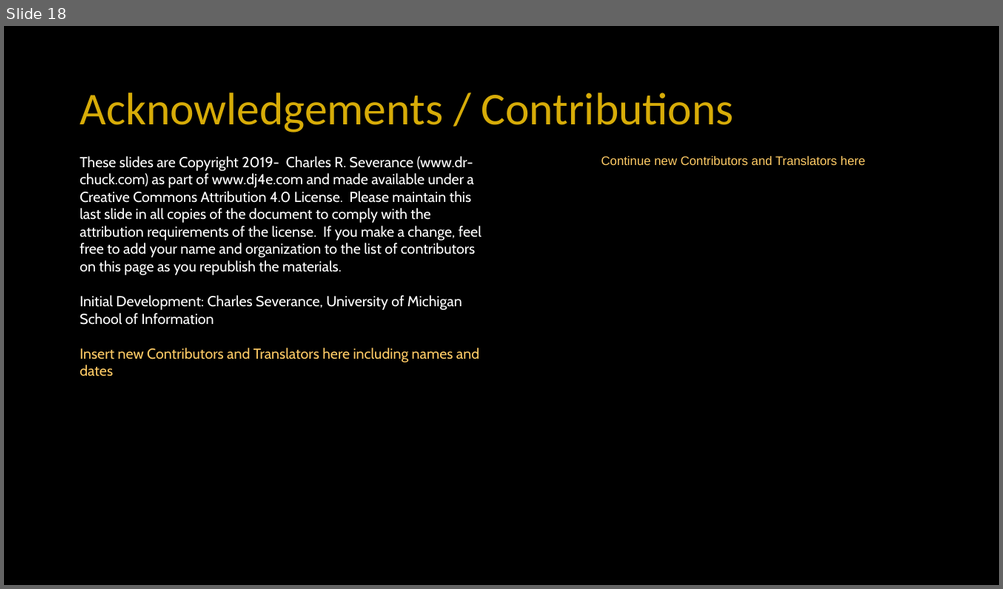
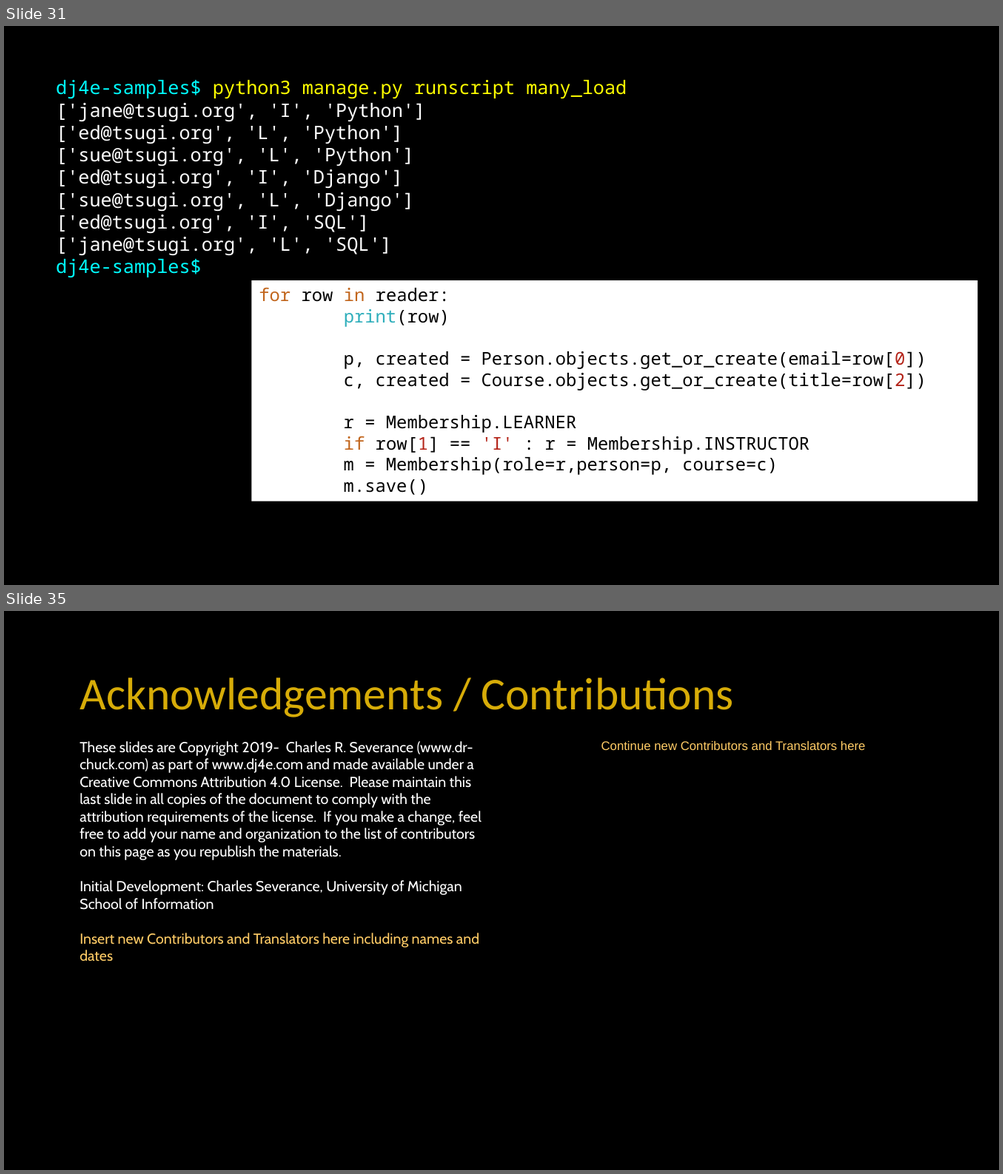
Before and after one commit to csev/dj4e, a slide deck: lectures/DJ-04-Many-To-Many.pptx. Shown one above the other, each under a label of ours: slide 18 before the commit, slides 31 and 35 after it; the slides between them are not shown. The pictures are 1003x589 and 1003x1174 pixels, drawn with LibreOffice and Linux fonts; fonts in the diff are those of the drawing. Boxes give left, top, right and bottom in pixels: in the first picture for what was removed or moved away, otherwise in the second. Text is boxed around its words. In the diff, an @@ line names an element or a change of style, - is before the commit and + after.

```diff
--- a/lectures/DJ-04-Many-To-Many.pptx
+++ b/lectures/DJ-04-Many-To-Many.pptx
@@ slide 31 added at [4,26,999,585], background #000000 @@
@@ text added at [56,80,626,278], 18 pt, text #FFFFFF @@
+dj4e-samples$ python3 manage.py runscript many_load
+['jane@tsugi.org', 'I', 'Python']
+['ed@tsugi.org', 'L', 'Python']
+['sue@tsugi.org', 'L', 'Python']
+['ed@tsugi.org', 'I', 'Django']
+['sue@tsugi.org', 'L', 'Django']
+['ed@tsugi.org', 'I', 'SQL']
+['jane@tsugi.org', 'L', 'SQL']
+dj4e-samples$
@@ rectangle added at [252,281,978,501], fill #FFFFFF, 17 pt, text #000000 @@
+for row in reader:
+print(row)
+p, created = Person.objects.get_or_create(email=row[0])
+c, created = Course.objects.get_or_create(title=row[2])
+r = Membership.LEARNER
+if row[1] == 'I' : r = Membership.INSTRUCTOR
+m = Membership(role=r,person=p, course=c)
+m.save()
@@ what was slide 18 is now slide 35 @@
```
Also in this commit, not shown: 1 slide changed, 16 other slides added.
